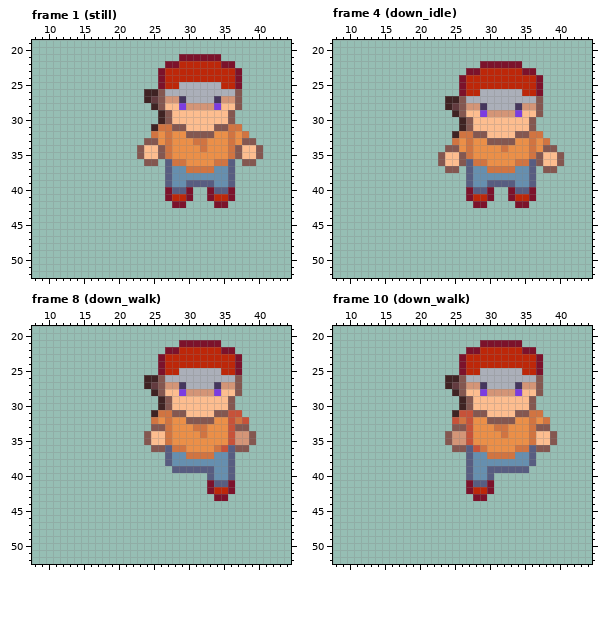
Pixel-art file: characters/player/player.aseprite. Above: the version before the commit.
64x64 pixels, 23 frames. Shown: frame 1 (still): x 8..44, y 19..52; frame 4 (down_idle): x 8..44, y 19..52; frame 8 (down_walk): x 8..44, y 19..52; frame 10 (down_walk): x 8..44, y 19..52. The commit also changed other frames, which this record leaves out.
Now the later version:
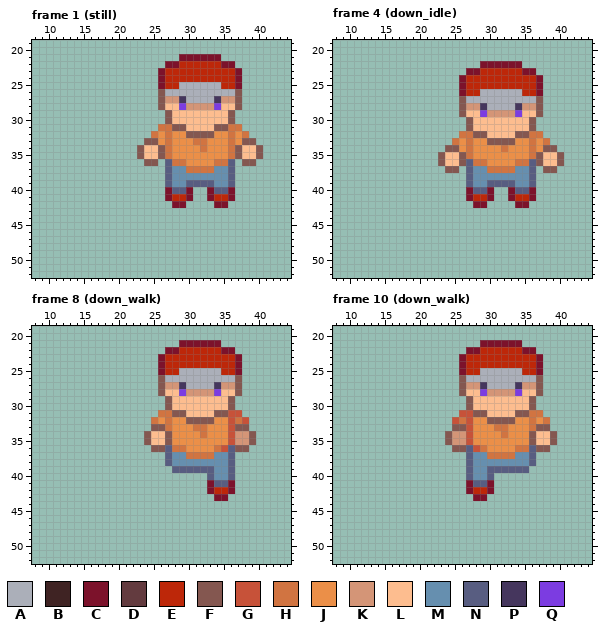
Palette (. is transparent): A #abafb9  B #3f2323  C #7c122b  D #633b3f  E #bd2709  F #845750  G #c75239  H #d17441  J #eb8f48  K #d49577  L #fdbd8f  M #668faf  N #585d81  P #45365d  Q #7c3ce1
Author's note on the commit: adding more animation for up, starting down
Edits made:
layer "Weapons/Sword" now hidden
Frame 1 (still):
y 26: x 24..25 BB -> ..
y 27: x 24..25 BD -> ..
y 28: x 25 B -> .
y 29..30: x 26 B -> .
y 31: x 25 B -> .
Frame 4 (down_idle):
y 27: x 24..25 BB -> ..
y 28: x 24..25 BD -> ..
y 29: x 25 B -> .
y 30..31: x 26 B -> .
y 32: x 25 B -> .
Frame 8 (down_walk):
y 26: x 24..25 BB -> ..
y 27: x 24..25 BD -> ..
y 28: x 25 B -> .
y 29..30: x 26 B -> .
y 31: x 25 B -> .
y 34..35: x 27 H -> F
Frame 10 (down_walk):
y 26: x 24..25 BB -> ..
y 27: x 24..25 BD -> ..
y 28: x 25 B -> .
y 29..30: x 26 B -> .
y 31: x 25 B -> .
y 34..35: x 36 H -> F
Where, in picture pixels (left, top, right, bottom), the same in both pictures:
erased: (144, 89, 165, 131)
erased: (445, 96, 466, 138)
changed: (144, 375, 172, 445)
erased: (445, 375, 466, 417)
changed: (529, 431, 536, 445)
